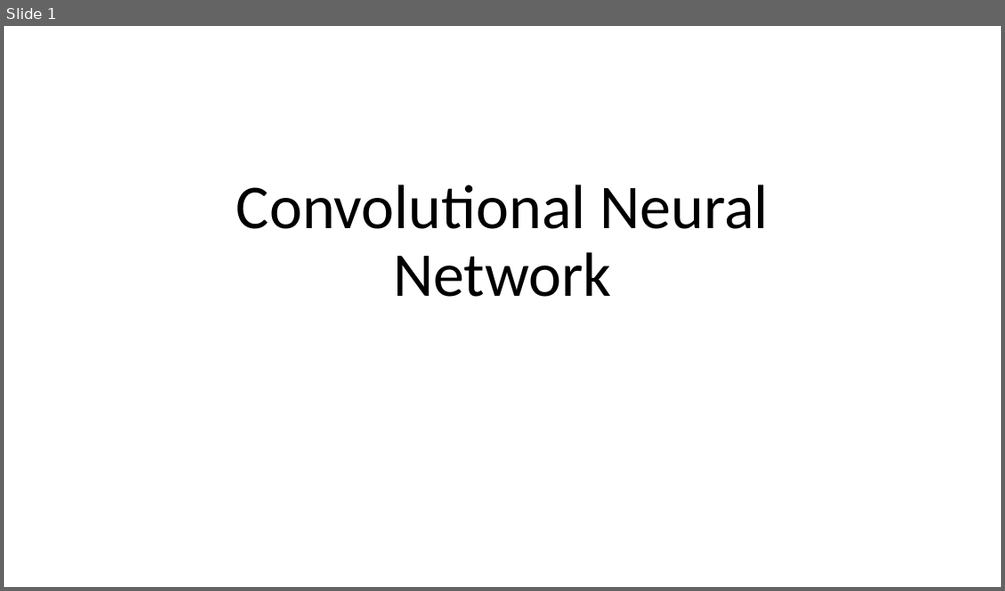
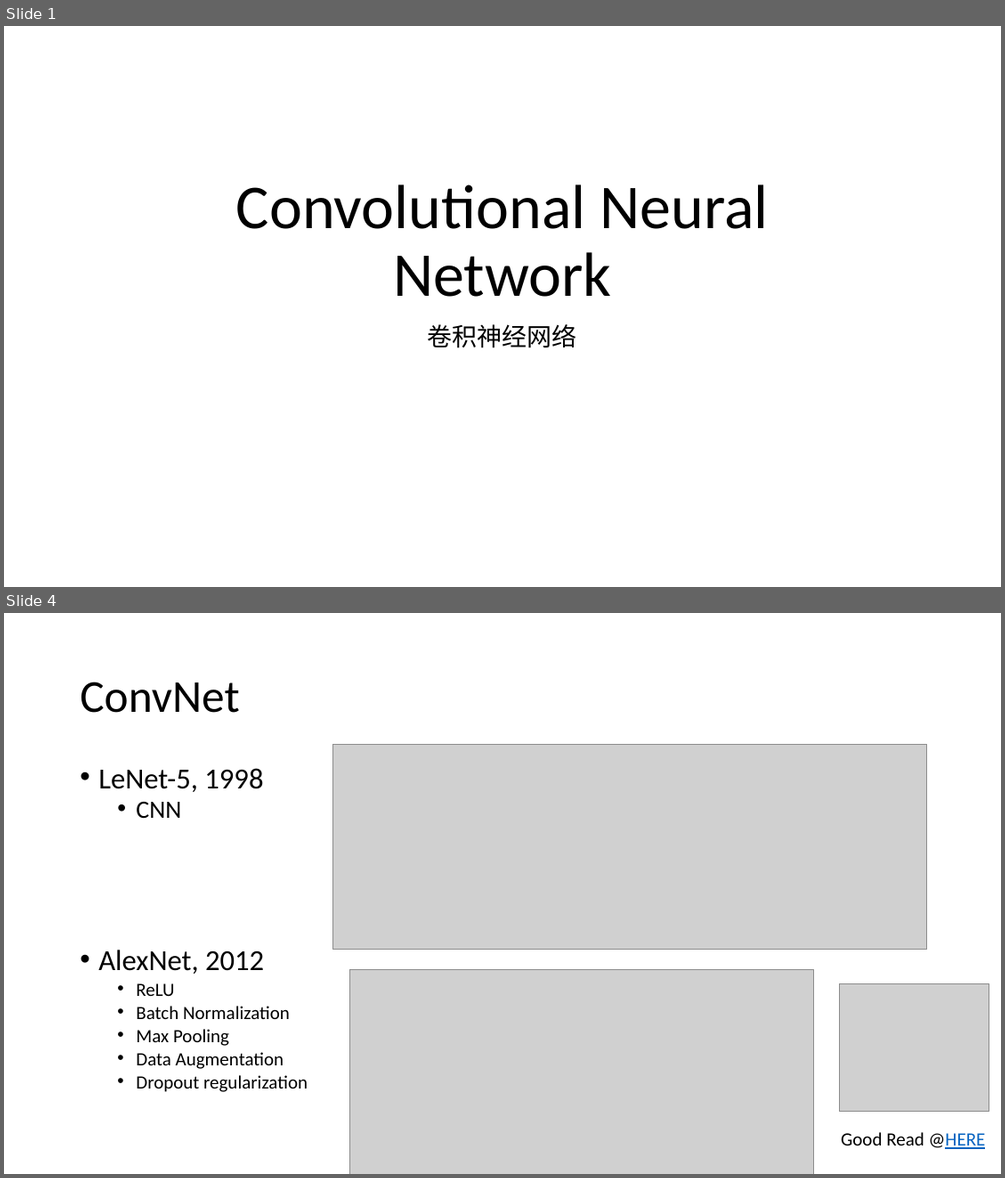
Before and after one commit to foamliu/Learning-DL, a slide deck: cnn/CNN.pptx. Shown one above the other, each under a label of ours: slide 1 before the commit, slides 1 and 4 after it; the slides between them are not shown. The pictures are 1005x591 and 1005x1178 pixels, drawn with LibreOffice and Linux fonts; fonts in the diff are those of the drawing; grey boxes stand for pictures. Boxes give left, top, right and bottom in pixels: in the first picture for what was removed or moved away, otherwise in the second. Text is boxed around its words. In the diff, an @@ line names an element or a change of style, - is before the commit and + after.

```diff
--- a/cnn/CNN.pptx
+++ b/cnn/CNN.pptx
@@ slide 4 added at bbox=[4, 613, 1001, 1174], background #FFFFFF @@
@@ title added at bbox=[80, 682, 239, 713], 44 pt, text #000000 @@
+ConvNet
@@ picture added at bbox=[333, 744, 927, 949] @@
@@ text added at bbox=[98, 768, 307, 1092], 18 pt, text #000000 @@
+• LeNet-5, 1998
+  • CNN
+• AlexNet, 2012
+  • ReLU
+  • Batch Normalization
+  • Max Pooling
+  • Data Augmentation
+  • Dropout regularization
@@ picture added at bbox=[349, 970, 814, 1174] @@
@@ picture added at bbox=[840, 983, 989, 1111] @@
@@ text added at bbox=[841, 1132, 986, 1149], 18 pt, text #000000 @@
+Good Read @HERE
@@ slide 1 changed as well @@
@@ subtitle added at bbox=[428, 324, 577, 348], 24 pt, text #000000 @@
+卷积神经网络
```
Also in this commit, not shown: 9 other slides added, 2 other files.
